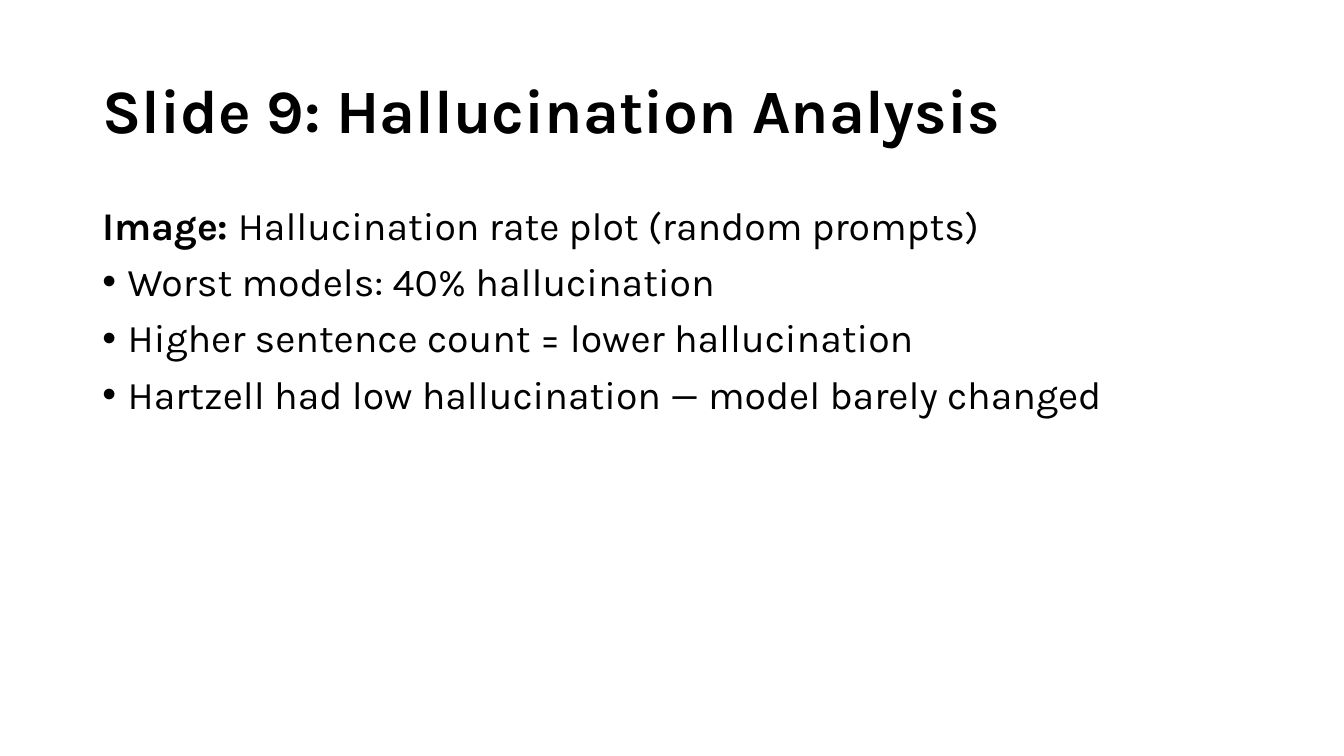
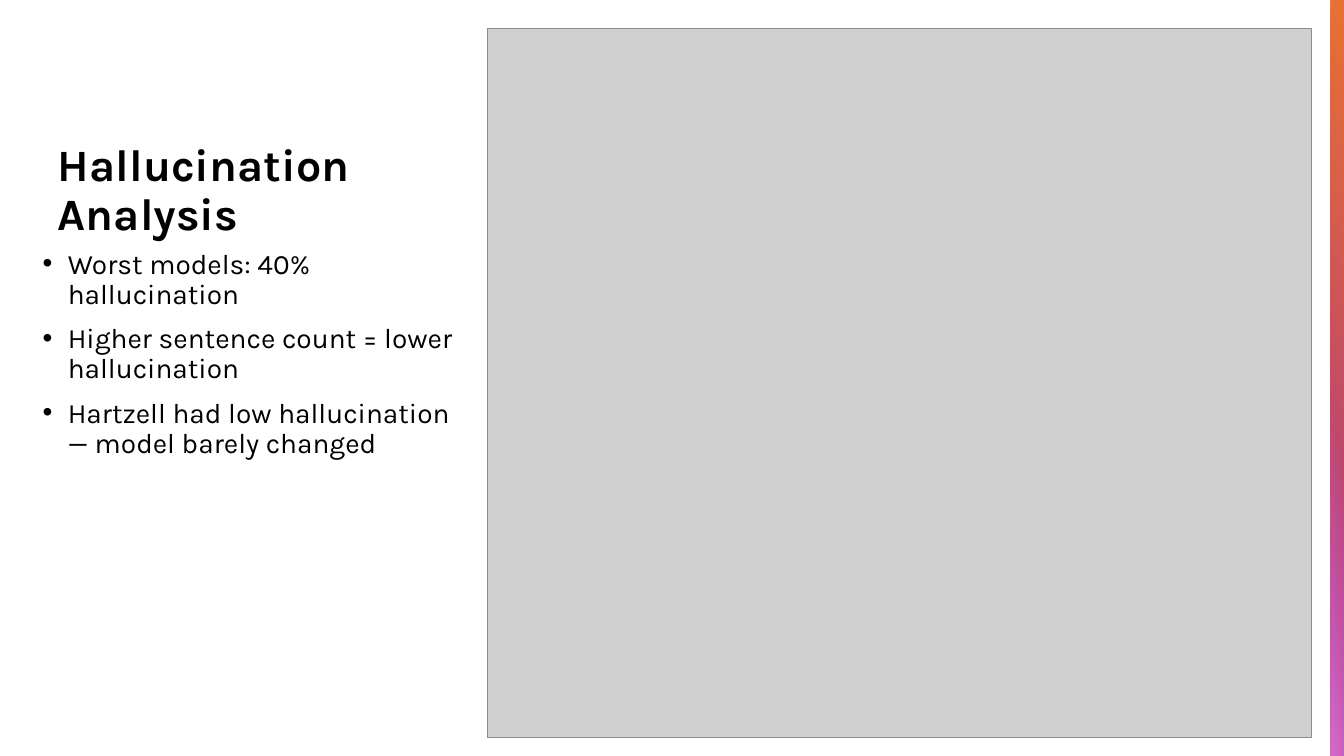
Before and after one commit to b1akp1astik/bert-fact-injection, a slide deck: slide 11 of presentation/Presentation.pptx (slide 9 before the commit). Drawn at 1344x756 pixels with LibreOffice and Linux fonts; fonts in the diff are those of the drawing; grey boxes stand for pictures. Boxes give left, top, right and bottom in pixels: in the first picture for what was removed or moved away, otherwise in the second. Text is boxed around its words. In the diff, an @@ line names an element or a change of style, - is before the commit and + after.

```diff
--- a/presentation/Presentation.pptx
+++ b/presentation/Presentation.pptx
@@ picture added at (x1=487, y1=29, x2=1312, y2=738) @@
@@ rectangle added at (x1=1331, y1=0, x2=1344, y2=756), fill gradient #E97132 to #A02B93 @@
@@ title "Hallucination Analysis" at (x1=58, y1=149, x2=349, y2=241): vertical alignment middle to bottom @@
@@ title at (x1=58, y1=149, x2=349, y2=241): text changed; size 44 to 32 pt @@
-Slide 9: Hallucination Analysis
+Hallucination Analysis
@@ text at (x1=102, y1=211, x2=979, y2=250): paragraph removed @@
-Image: Hallucination rate plot (random prompts)
@@ text "Worst models: 40% hallucination" moved from (x1=102, y1=211, x2=1101, y2=419) to (x1=68, y1=255, x2=452, y2=460) @@
@@ text "Worst models: 40% hallucination" at (x1=68, y1=255, x2=452, y2=460): size 28 to 20 pt @@
@@ rectangle added at (x1=1331, y1=389, x2=1344, y2=756), fill gradient #D86ECC @@
```
Also in this commit, not shown: 12 other slides changed, 4 slides added, 1 slide removed, 9 other files.
